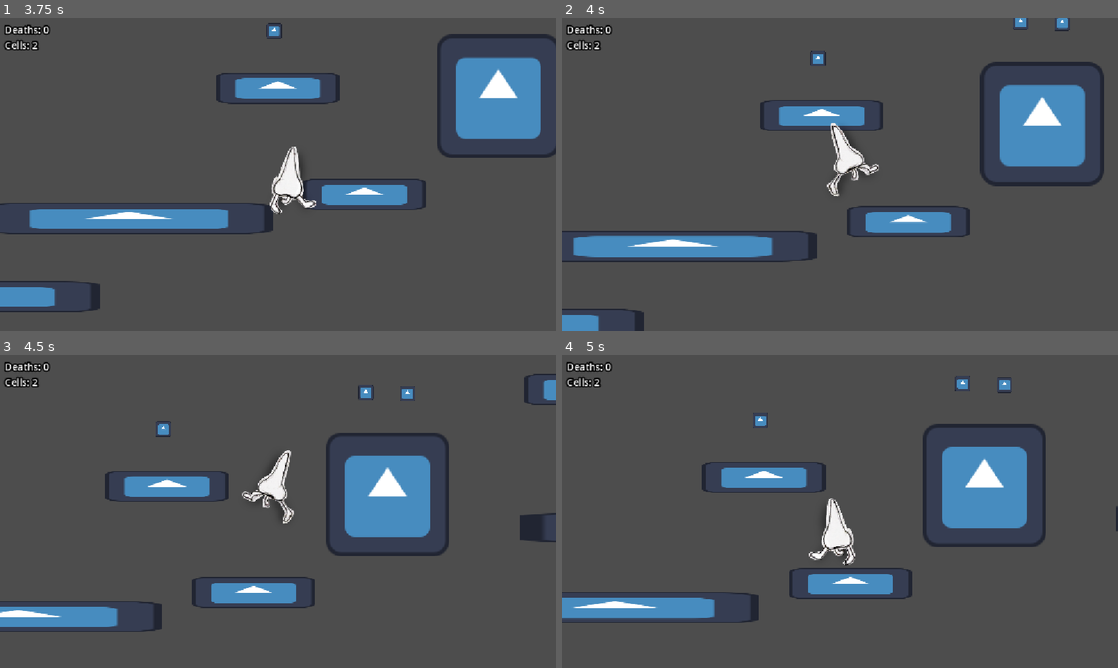
Above: before the commit, frames 1-4 (two rows, left to right).
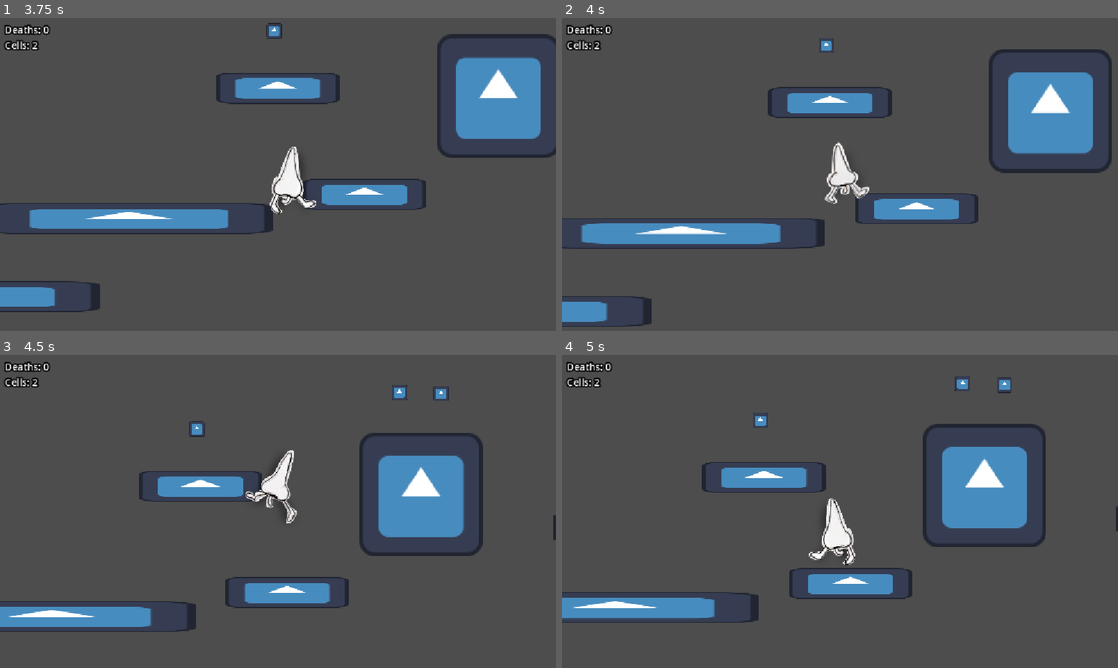
Above: after the commit, the same moments.

Repository: lmg-abe/runny-nose
Game: Godot game, scene res://main.tscn
Same seed, same stepped clock (60 frames per second), same inputs: the game is played once before the commit and once after it. The engine's default icon, where the game draws it, is replaced by a stand-in: a white triangle on a blue panel in a dark square.
Inputs:
- Up to frame 1 (3.75 s): hold D (move_right) 0.53-2.03 s; tap 2 (dash) at 0.6, 2.1, 3.6 s; tap Space (jump) at 0.77, 1.52, 3.02 s; tap 1 (sneeze) at 1.35, 2.85 s; hold A (move_left) 2.03-2.78 s; hold D (move_right) from 2.78 s (still down)
- Up to frame 2 (4 s): keep holding D (move_right); tap Space (jump) at 3.77 s
- Up to frame 3 (4.5 s): release D (move_right) at 4.28 s; hold A (move_left) from 4.28 s (still down); tap 1 (sneeze) at 4.35 s
- Up to frame 4 (5 s): keep holding A (move_left); tap Space (jump) at 4.52 s

Frame 1 is identical in both runs. In frame 2, 14% of the frame differs, in the area x 0-99%, y 0-100%; in frame 3, 9.9%; in frame 4, less than 0.1%.

Commit message:
added bubble

Diff:
--- /dev/null
+++ b/bubble.gd
@@ -0,0 +1,17 @@
+extends Area2D
+
+
+# Called when the node enters the scene tree for the first time.
+func _ready() -> void:
+	pass
+
+
+# Called every frame. 'delta' is the elapsed time since the previous frame.
+func _process(delta: float) -> void:
+	pass
+
+
+func _on_body_entered(body: Node2D) -> void:
+	Global.bubbles += 1
+	Global.update_bubbles.emit()
+	queue_free()
--- a/main.tscn
+++ b/main.tscn
@@ -11,6 +11,7 @@
 [ext_resource type="PackedScene" uid="uid://bxreok8v3rk8d" path="res://collectable.tscn" id="9_kek77"]
 [ext_resource type="Script" uid="uid://bua7vcu78n8th" path="res://collectable_counter.gd" id="10_4c57u"]
 [ext_resource type="PackedScene" uid="uid://kkyiuw4k8h5a" path="res://goop.tscn" id="11_efxa6"]
+[ext_resource type="PackedScene" uid="uid://32q6niro3beh" path="res://bubble.tscn" id="12_dg77c"]
 
 [sub_resource type="RectangleShape2D" id="RectangleShape2D_frgu1"]
 size = Vector2(128, 128)
@@ -185,6 +186,9 @@
 
 [node name="Goop" parent="." unique_id=449165765 instance=ExtResource("11_efxa6")]
 position = Vector2(5873, -901)
+
+[node name="Bubble" parent="." unique_id=1661249779 instance=ExtResource("12_dg77c")]
+position = Vector2(4804, -790)
 
 [connection signal="body_entered" from="Button" to="Button" method="_on_body_entered"]
 [connection signal="body_exited" from="Button" to="Button" method="_on_body_exited"]
Not shown, added: bubble.gd.uid
Not shown: 1 places in bubble.tscn that only renumber resources
